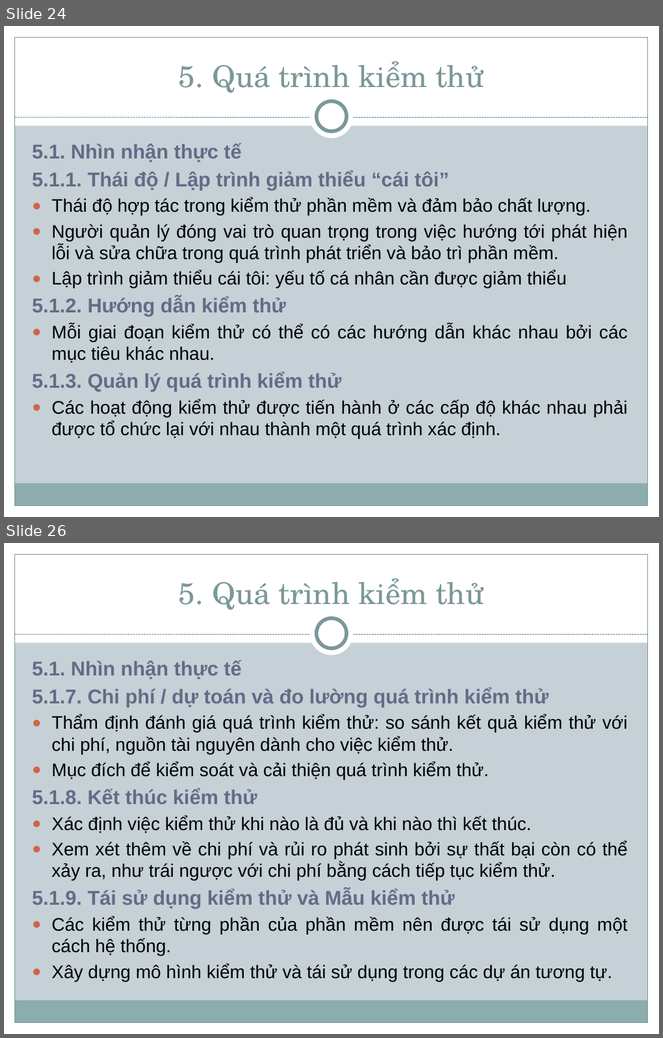
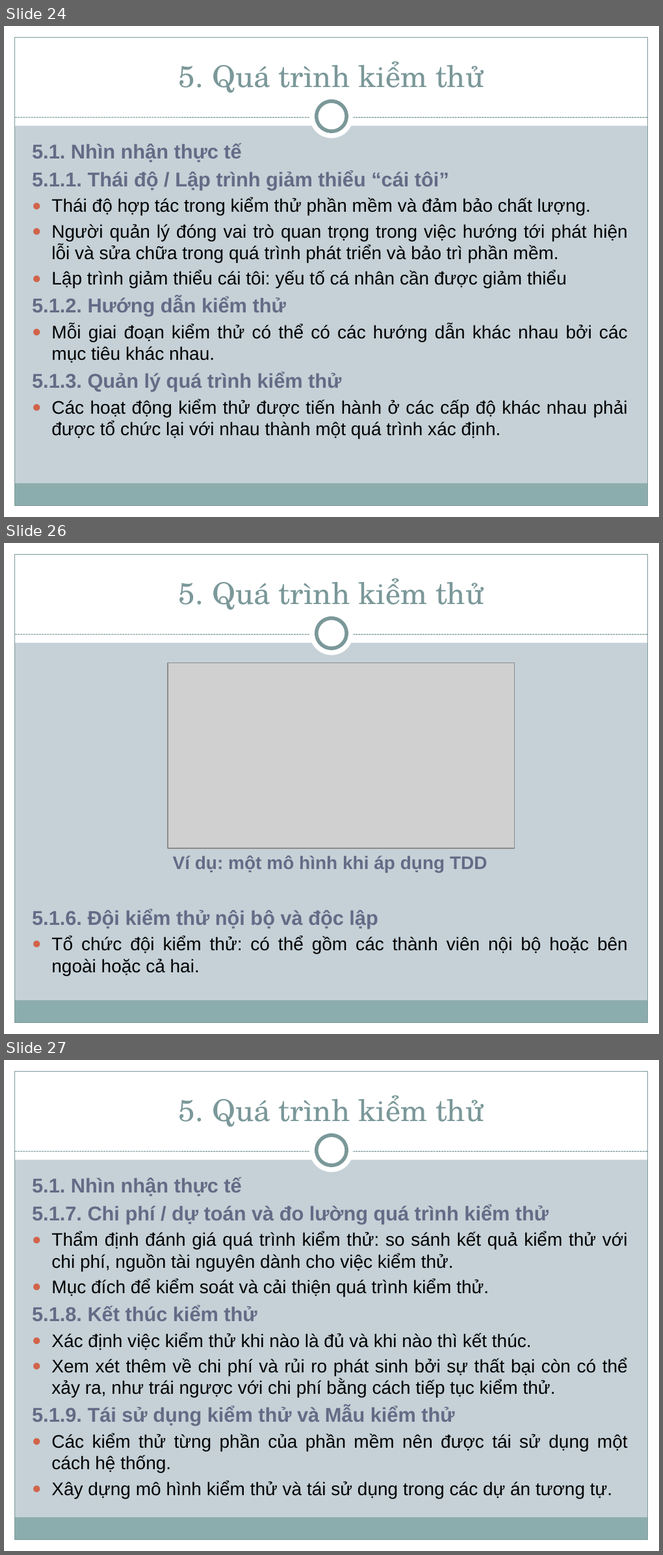
Before and after one commit to nguyenhoainam0612/congnghephanmem, a slide deck: Group 4 - Chapter 4 - Software Testing/Group4_Chapter4_Sofware Testing.pptx. Shown one above the other, each under a label of ours: slides 24 and 26 before the commit, slides 24, 26 and 27 after it; the slides between them are not shown. The pictures are 663x1038 and 663x1555 pixels, drawn with LibreOffice and Linux fonts; fonts in the diff are those of the drawing; grey boxes stand for pictures. Boxes give left, top, right and bottom in pixels: in the first picture for what was removed or moved away, otherwise in the second. Text is boxed around its words. In the diff, an @@ line names an element or a change of style, - is before the commit and + after.

```diff
--- a/Group 4 - Chapter 4 - Software Testing/Group4_Chapter4_Sofware Testing.pptx
+++ b/Group 4 - Chapter 4 - Software Testing/Group4_Chapter4_Sofware Testing.pptx
@@ slide 26 added at <box>4,543,659,1034</box>, background #C5D1D7; not listed: 9 template elements that a slide beside it also shows @@
@@ title added at <box>179,578,484,610</box>, 33 pt, text #7C999A @@
+5. Quá trình kiểm thử
@@ picture added at <box>168,663,514,849</box> @@
@@ text added at <box>32,856,628,976</box>, 20 pt, text #000000 @@
+  Ví dụ: một mô hình khi áp dụng TDD
+  5.1.6. Đội kiểm thử nội bộ và độc lập
+  ● Tổ chức đội kiểm thử: có thể gồm các thành viên nội bộ hoặc bên ngoài hoặc cả hai.
@@ what was slide 26 is now slide 27 @@
```
Also in this commit, not shown: 3 slides changed, 6 other slides added.
